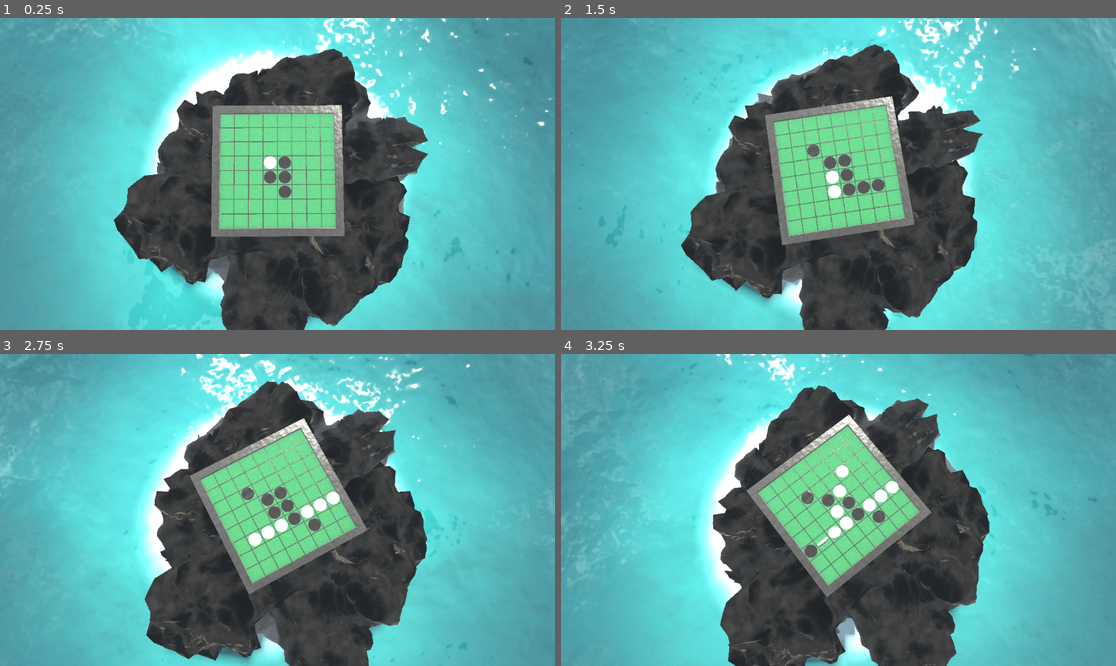
Above: before the commit, frames 1-4 (two rows, left to right).
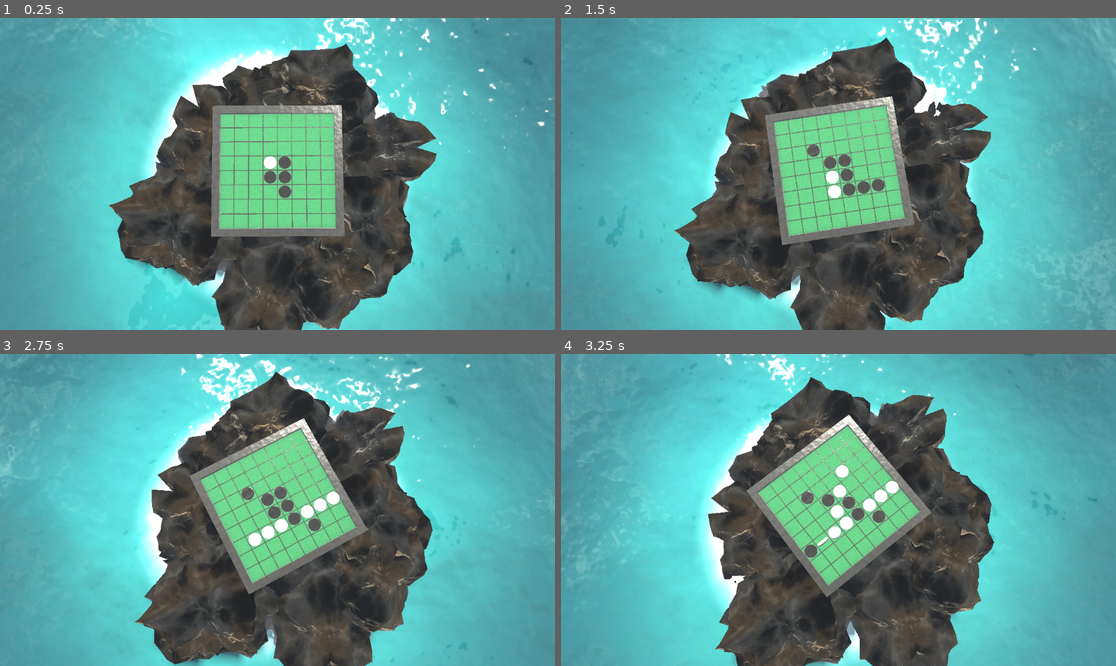
Above: after the commit, the same moments.

Repository: jop3/game-builder
Game: Godot game, scene res://othello.tscn
The game is run twice, just before and just after one commit, with the same random seed, the same clock (stepped at 60 frames per second) and the same inputs.
Inputs:
- Up to frame 1 (0.25 s): no input
- Up to frame 2 (1.5 s): no input
- Up to frame 3 (2.75 s): no input
- Up to frame 4 (3.25 s): no input

The runs differ from the first frame. In frame 1, 6.4% of the frame differs, in the area x 19-79%, y 8-100%; in frame 2, 6.6%; in frame 3, 6.6%, in the area x 24-78%, y 5-100%; in frame 4, 6.3%.

Commit message:
sten+marmor: stratalager/varm palett/edge-AO i sten-shadern; åldrad varm ivory-marmor med tvåsystems-ådring (regenererad + validerad)

Diff:
--- a/examples/othello/game/rock.gdshader
+++ b/examples/othello/game/rock.gdshader
@@ -1,14 +1,15 @@
-// rock.gdshader — realistisk våt klippa. Silhuetten byggs av RIDGED fbm-förskjutning
-// (skarpa åsar) + ett finare bulle-lager. Ytan får mikro-knottrighet via gradienten
-// av 3D-brus (knottriga normaler), och färgen varieras av sprickor (AO i dalarna),
-// lutning (lav/torr topp på uppåtytor, grå sten på branta) och allmän brusvariation.
-// Blötare/mörkare/blankare nära vattenlinjen. Statiskt (inget TIME) → deterministiskt.
+// rock.gdshader — realistisk våt kustklippa (havsstack). Silhuett: tre lager
+// förskjutning (stora RIDGED åsar + mellanåsar + fint korn). Yta: mikro-knottriga
+// normaler ur 3D-brusets gradient. Färg efter FORM: sedimentära lager (strata),
+// AO i sprickor, ljusa torra kanter, lav på flata toppar, blöt/mörk vid vattnet.
+// Statiskt (inget TIME) → deterministiskt.
 shader_type spatial;
 
-uniform vec3 rock_lo : source_color = vec3(0.06, 0.06, 0.065);   // sprickor / skugga
-uniform vec3 rock_hi : source_color = vec3(0.32, 0.30, 0.27);   // upplysta kanter
-uniform vec3 lichen : source_color = vec3(0.33, 0.35, 0.28);    // lav på flata toppar
-uniform float disp = 0.26;
+uniform vec3 rock_dark : source_color = vec3(0.05, 0.05, 0.055);   // sprickor / skugga
+uniform vec3 rock_grey : source_color = vec3(0.30, 0.29, 0.27);   // torr grå sten
+uniform vec3 rock_warm : source_color = vec3(0.36, 0.29, 0.21);   // ockra/brunt strata-lager
+uniform vec3 lichen : source_color = vec3(0.34, 0.36, 0.28);      // lav på flata toppar
+uniform float disp = 0.30;
 uniform float waterline = -0.16;
 
 varying vec3 v_wpos;
@@ -40,39 +41,46 @@
 
 void vertex() {
 	v_opos = VERTEX;
-	float big = ridged(VERTEX * 3.0 + 4.0);          // stora åsar
-	float fine = fbm(VERTEX * 9.0);                  // finare bulor
-	VERTEX += NORMAL * ((big - 0.5) * disp + (fine - 0.5) * disp * 0.35);
+	float big = ridged(VERTEX * 2.6 + 4.0);          // stora åsar
+	float mid = ridged(VERTEX * 6.0 + 1.0);          // mellanåsar
+	float fine = fbm(VERTEX * 12.0);                 // korn
+	VERTEX += NORMAL * ((big - 0.5) * disp
+	                  + (mid - 0.5) * disp * 0.4
+	                  + (fine - 0.5) * disp * 0.18);
 	v_wpos = (MODEL_MATRIX * vec4(VERTEX, 1.0)).xyz;
 }
 
 void fragment() {
 	// geometrisk normal ur den förskjutna ytan
 	vec3 gn = normalize(cross(dFdx(v_wpos), dFdy(v_wpos)));
-	// mikro-knottrighet: perturbera normalen med gradienten av 3D-brus (världsrum,
-	// ingen UV-stretch), så ljuset fångar korn och små sprickor
-	float e = 0.012;
-	float d0 = fbm(v_wpos * 15.0);
-	vec3 grad = vec3(fbm((v_wpos + vec3(e, 0, 0)) * 15.0) - d0,
-	                 fbm((v_wpos + vec3(0, e, 0)) * 15.0) - d0,
-	                 fbm((v_wpos + vec3(0, 0, e)) * 15.0) - d0) / e;
-	vec3 n = normalize(gn - grad * 0.03);
+	// mikro-knottrighet: normal-perturbation ur gradienten av 3D-brus (världsrum)
+	float e = 0.010;
+	float d0 = fbm(v_wpos * 17.0);
+	vec3 grad = vec3(fbm((v_wpos + vec3(e, 0, 0)) * 17.0) - d0,
+	                 fbm((v_wpos + vec3(0, e, 0)) * 17.0) - d0,
+	                 fbm((v_wpos + vec3(0, 0, e)) * 17.0) - d0) / e;
+	vec3 n = normalize(gn - grad * 0.04);
 	NORMAL = normalize((VIEW_MATRIX * vec4(n, 0.0)).xyz);
 
-	// färgvariation
-	float m = ridged(v_opos * 7.0);
-	float detail = fbm(v_wpos * 24.0);
-	float crev = smoothstep(0.18, 0.62, m);                 // 0 i sprickor → mörkt
-	vec3 col = mix(rock_lo, rock_hi, crev * (0.55 + 0.45 * detail));
-	float flatness = smoothstep(0.55, 0.92, gn.y);          // uppåtvända ytor
-	col = mix(col, lichen, flatness * 0.35 * smoothstep(0.3, 0.7, detail));
-	col *= 0.85 + 0.3 * detail;
+	// sedimentära lager (strata): nästan horisontella band som warpas lite
+	float warp = fbm(v_opos * 2.2);
+	float strat = fbm(vec3(v_opos.x * 1.4, (v_opos.y + 0.18 * warp) * 7.5, v_opos.z * 1.4));
+	float m = ridged(v_opos * 7.0);                  // sprickor/åsar
+	float detail = fbm(v_wpos * 26.0);
+
+	vec3 col = mix(rock_grey, rock_warm, smoothstep(0.35, 0.7, strat));
+	col = mix(col, rock_dark, (1.0 - smoothstep(0.16, 0.6, m)) * 0.85);   // AO i sprickor
+	col *= 0.82 + 0.32 * detail;                     // korn-variation
+	float edge = smoothstep(0.62, 0.85, m);          // torra ljusa kanter/åskrön
+	col += edge * 0.10;
+	float flatness = smoothstep(0.55, 0.92, gn.y);   // uppåtvända ytor → lav
+	col = mix(col, lichen, flatness * 0.4 * smoothstep(0.3, 0.7, detail));
 
 	// blött nära/under vattenlinjen
 	float wet = smoothstep(waterline + 0.14, waterline - 0.06, v_wpos.y);
-	col *= mix(1.0, 0.45, wet);
+	col *= mix(1.0, 0.42, wet);
 	ALBEDO = col;
-	ROUGHNESS = clamp(mix(0.9, 0.4, wet) - 0.12 * detail, 0.25, 0.95);
+	ROUGHNESS = clamp(mix(0.92, 0.38, wet) - 0.1 * detail, 0.25, 0.96);
 	METALLIC = 0.0;
 	SPECULAR = mix(0.25, 0.55, wet);
 }
Binary file changed: examples/othello/game/assets/column.glb
Not shown, changed: themes/greek_arena/materials/marble_white.py
